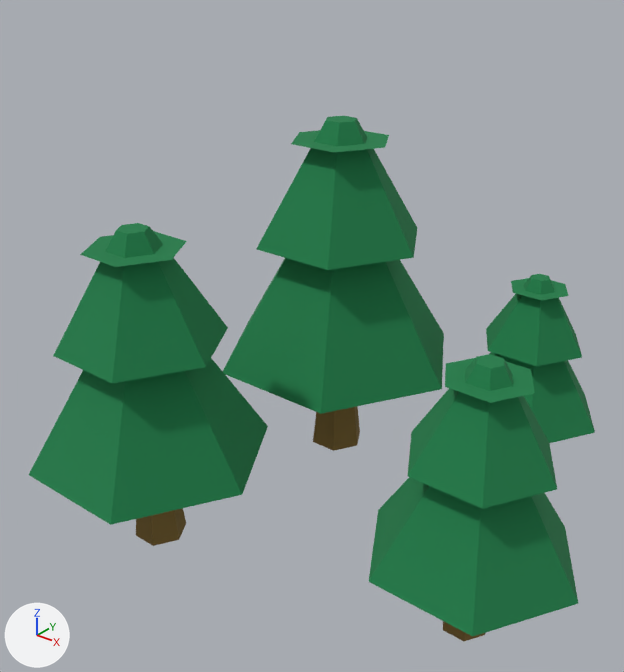
Renders of the FBX model Assets/Assets/FBX/SM_Trees.fbx from each side of a commit.
Rendered twice from a 50 mm lens placed at (1.48, -2.05, 1.83), pointed at (-0.04, -0.15, 0.65). Arrows for +X, +Y and +Z are at lower left; the lights stay in place. Where no turn or scale is listed for an object, it has been applied to the vertices. Vertices at the same position are counted once.

In view in the first picture: 'Pine1'.
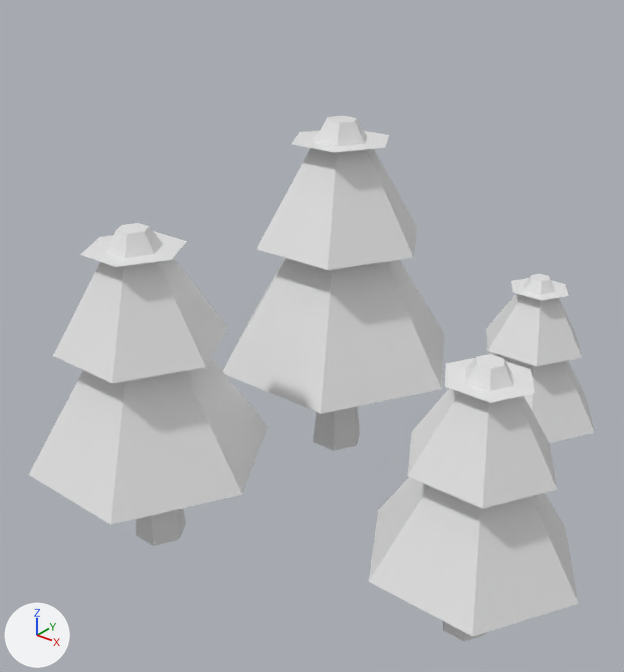
Location of each change, (x1, y1, x2, y2) in pixels of the pictures (624 x 672 px):
part 1 of me_circle_005, recoloured (green to white): (29, 116, 595, 637) in both
part 2 of me_circle_005, recoloured (brown to white): (136, 406, 485, 641) in both

Patch to the scene script:
```diff
--- a/Assets/Assets/FBX/SM_Trees.fbx.py
+++ b/Assets/Assets/FBX/SM_Trees.fbx.py
@@ mat_color @@
+mat_color = principled_material('Color')
+mat_color.base_color = (0.8, 0.8, 0.8)  # white #e7e7e7
+mat_color.roughness = 0.4
@@ me_circle_005 @@
 me_circle_005.from_pydata(...)  # 172 vertices, 100 faces; spans x -0.78..0.94, y -0.86..0.84, z -0.04..1.5
 # used by ob_pine1; location = (0.0, 0.0, 0.0)
+# me_circle_005 part 1: all 68 faces that had it switch from mat_leaves (green #1c7e4a) to mat_color (white #e7e7e7)
+# me_circle_005 part 2: all 32 faces that had it switch from mat_trunk (brown #816833) to mat_color (white #e7e7e7)
```
